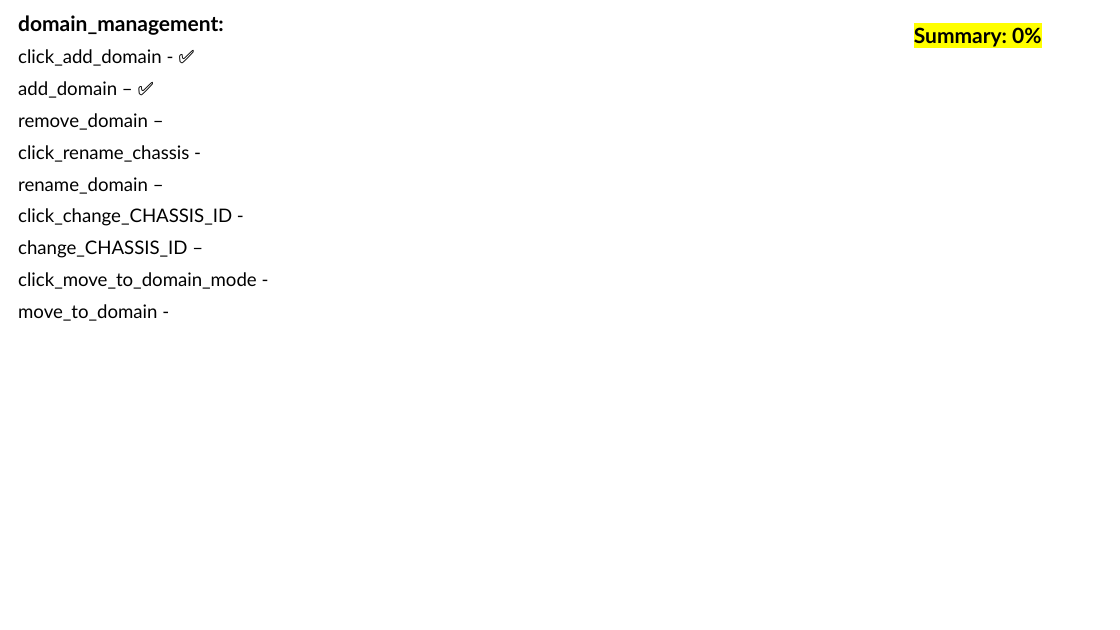
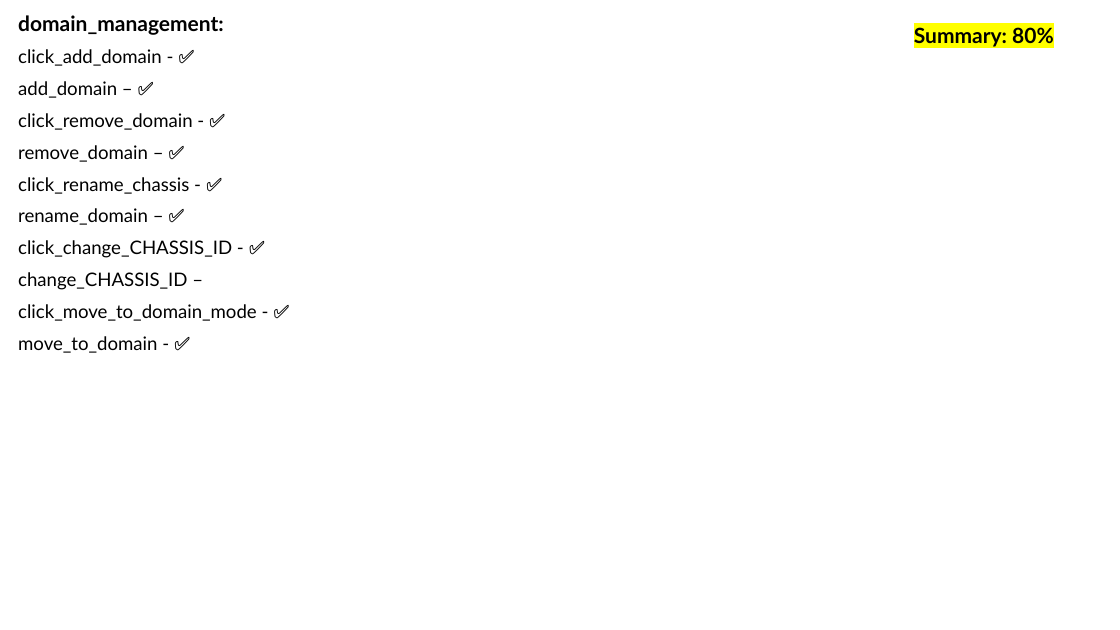
Before and after one commit to Yuval10Dahan/LightWatch_WEB, a slide deck: slide 21 of Docs/Progress_Check_Box.pptx. Drawn at 1120x630 pixels with LibreOffice and Linux fonts; fonts in the diff are those of the drawing. Boxes give left, top, right and bottom in pixels: in the first picture for what was removed or moved away, otherwise in the second. Text is boxed around its words. In the diff, an @@ line names an element or a change of style, - is before the commit and + after.

```diff
--- a/Docs/Progress_Check_Box.pptx
+++ b/Docs/Progress_Check_Box.pptx
@@ text at (914,27,1054,47): text changed @@
-Summary: 0%
+Summary: 80%
@@ subtitle at (18,113,232,258): text changed @@
-remove_domain –
-click_rename_chassis -
-rename_domain –
-click_change_CHASSIS_ID -
+click_remove_domain - ✅
+remove_domain – ✅
+click_rename_chassis - ✅
+rename_domain – ✅
+click_change_CHASSIS_ID - ✅
@@ subtitle at (18,304,257,353): text changed @@
-click_move_to_domain_mode -
-move_to_domain -
+click_move_to_domain_mode - ✅
+move_to_domain - ✅
```
Also in this commit, not shown: 4 other slides changed, 1 slide added, 27 other files.
